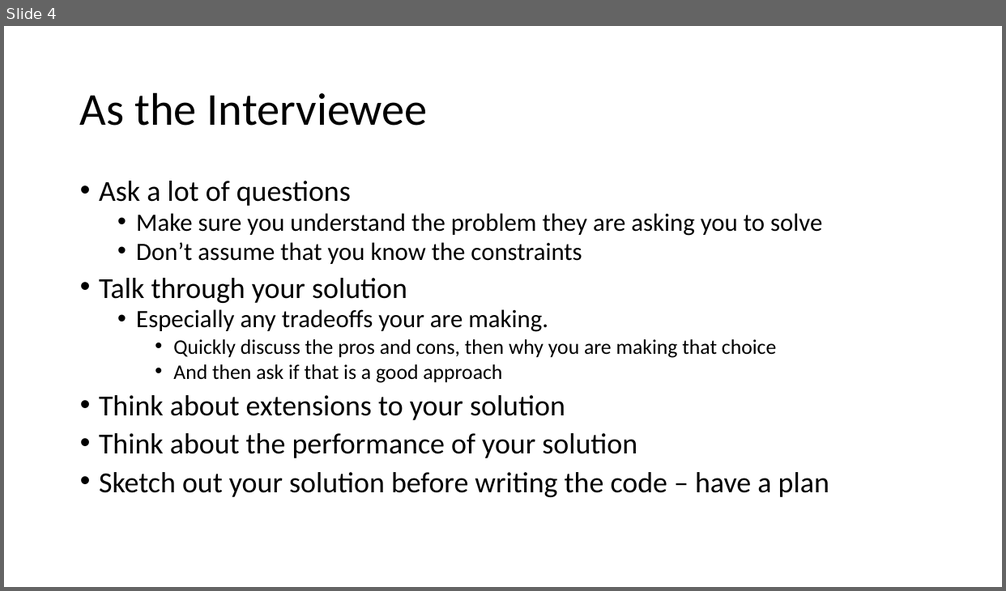
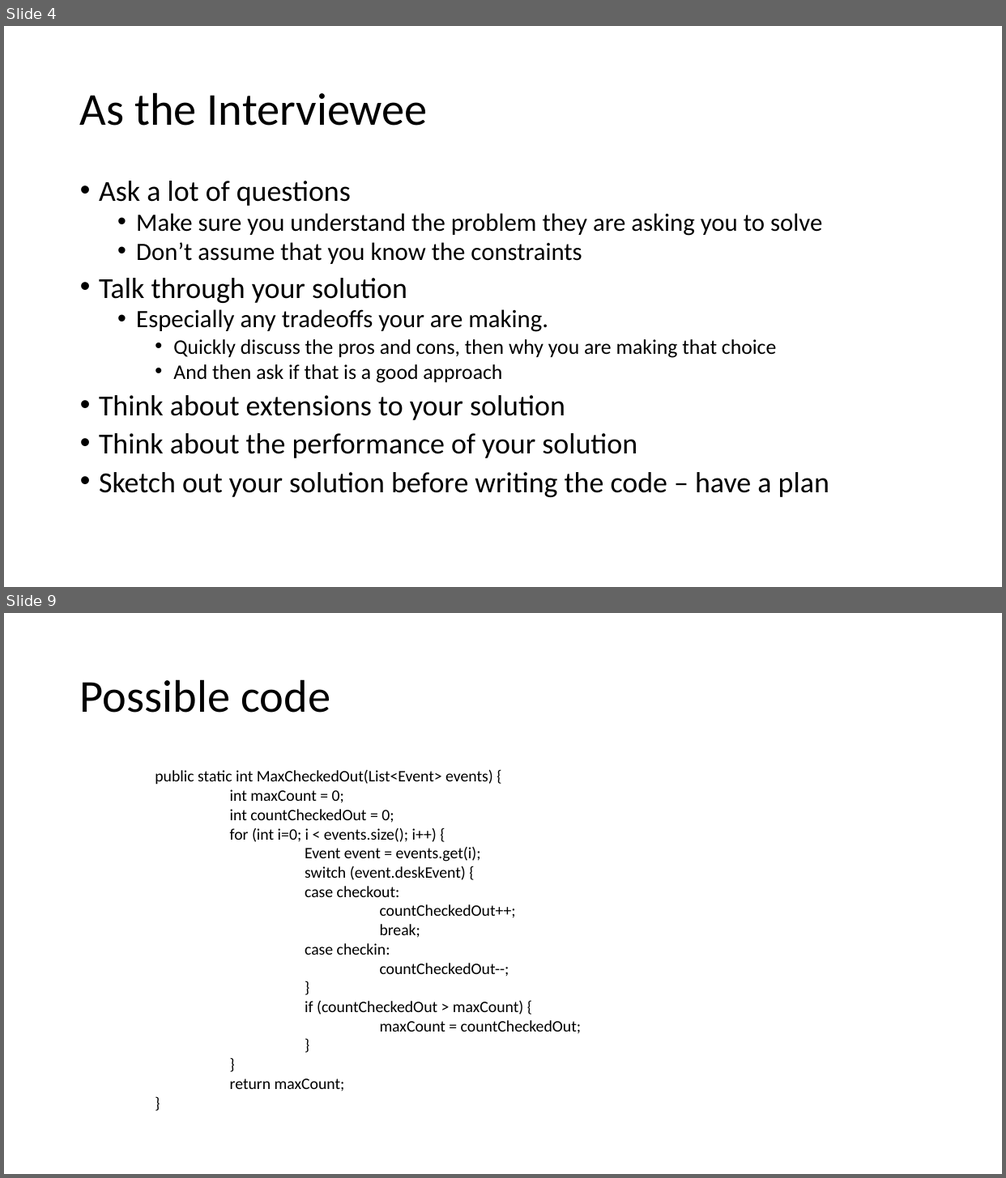
Before and after one commit to russpj/Library, a slide deck: The Library Problem.pptx. Shown one above the other, each under a label of ours: slide 4 before the commit, slides 4 and 9 after it; the slides between them are not shown. The pictures are 1006x591 and 1006x1178 pixels, drawn with LibreOffice and Linux fonts; fonts in the diff are those of the drawing. Boxes give left, top, right and bottom in pixels: in the first picture for what was removed or moved away, otherwise in the second. Text is boxed around its words. In the diff, an @@ line names an element or a change of style, - is before the commit and + after.

```diff
--- a/The Library Problem.pptx
+++ b/The Library Problem.pptx
@@ slide 9 added at (4, 613, 1002, 1174), background #FFFFFF @@
@@ title added at (80, 679, 330, 713), 44 pt, text #000000 @@
+Possible code
@@ text added at (155, 769, 581, 1091), 15.4 pt, text #000000 @@
+public static int MaxCheckedOut(List<Event> events) {
+int maxCount = 0;
+int countCheckedOut = 0;
+for (int i=0; i < events.size(); i++) {
+Event event = events.get(i);
+switch (event.deskEvent) {
+case checkout:
+countCheckedOut++;
+break;
+case checkin:
+countCheckedOut--;
+}
+if (countCheckedOut > maxCount) {
+maxCount = countCheckedOut;
+}
+}
+return maxCount;
+}
```
Also in this commit, not shown: 4 other slides added.
